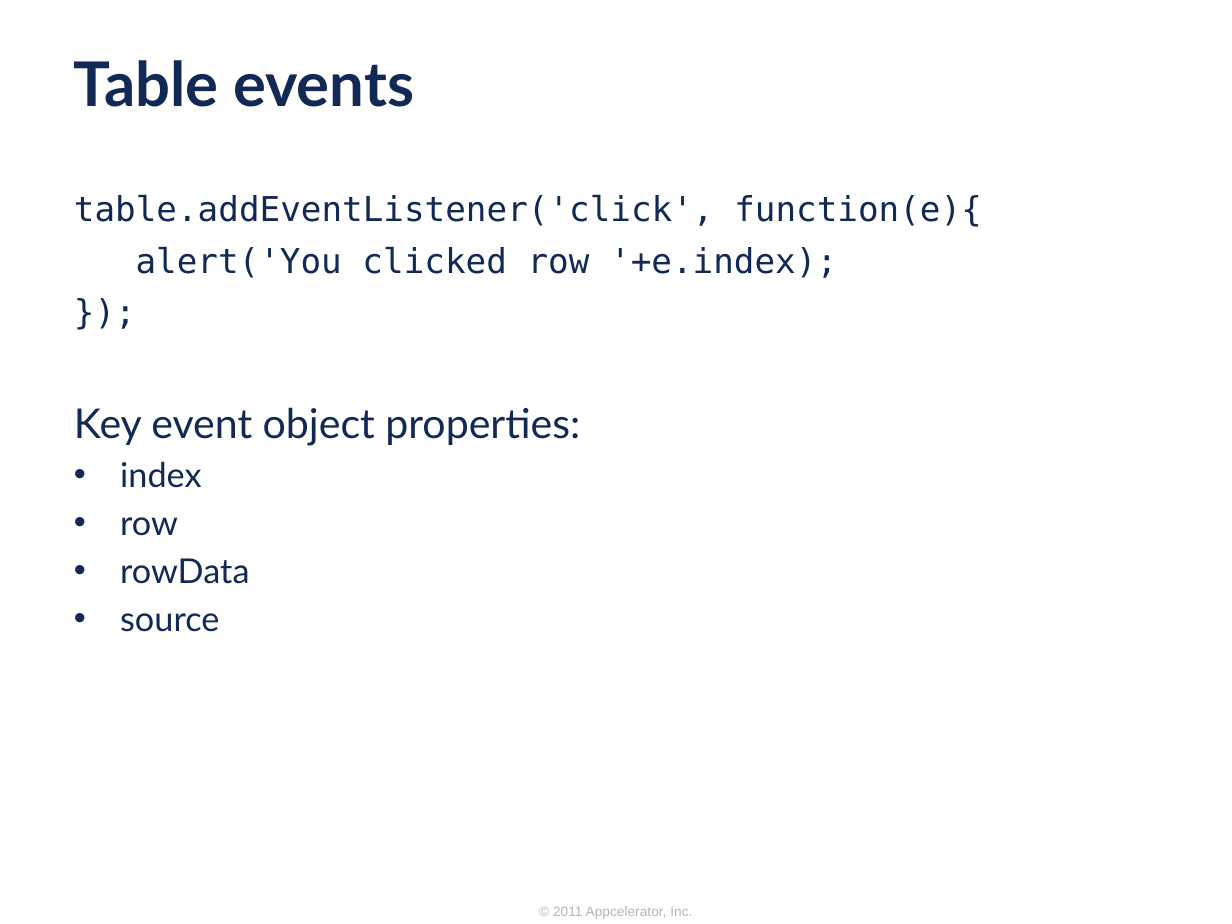
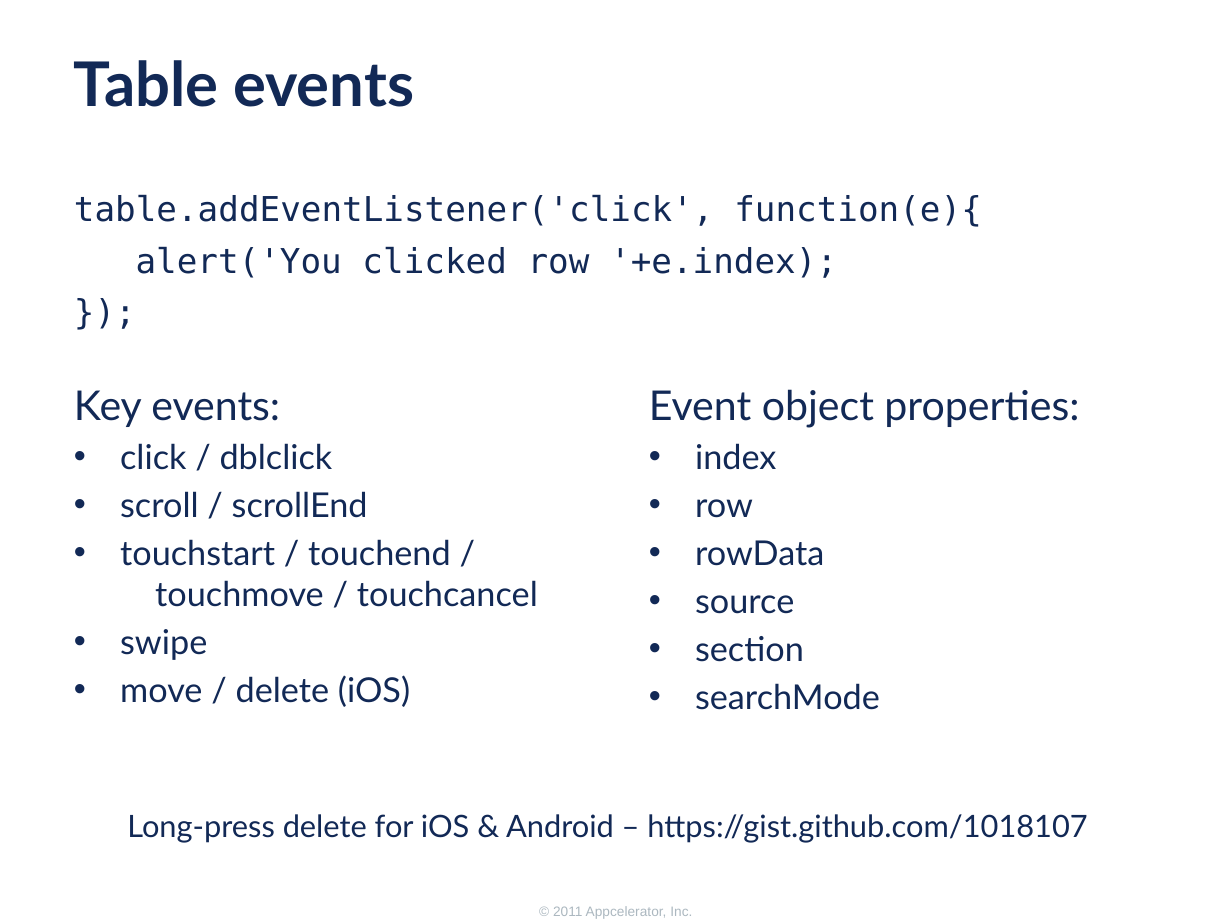
Before and after one commit to appcelerator-forks/appcelerator-training.tcmd_certification, a slide deck: slide 14 of 345/345.pptx (slide 16 before the commit). Drawn at 1232x924 pixels with LibreOffice and Linux fonts; fonts in the diff are those of the drawing; background and template pictures are left out. Boxes give left, top, right and bottom in pixels: in the first picture for what was removed or moved away, otherwise in the second. Text is boxed around its words. In the diff, an @@ line names an element or a change of style, - is before the commit and + after.

```diff
--- a/345/345.pptx
+++ b/345/345.pptx
@@ text added at bbox=[649, 389, 1079, 710], 20 pt, text #122956 @@
+Event object properties:
+• index
+• row
+• rowData
+• source
+• section
+• searchMode
@@ text at bbox=[74, 407, 580, 632]: paragraphs removed @@
-Key event object properties:
-• index
-• row
-• rowData
-• source
@@ text added at bbox=[74, 390, 538, 707], 20 pt, text #122956 @@
+Key events:
+• click / dblclick
+• scroll / scrollEnd
+• touchstart / touchend /
+  touchmove / touchcancel
+• swipe
+• move / delete (iOS)
@@ text added at bbox=[127, 814, 1087, 843], 18 pt, text #122956 @@
+Long-press delete for iOS & Android – https://gist.github.com/1018107
```
Also in this commit, not shown: 8 other slides changed, 2 slides removed, 1 other file.
